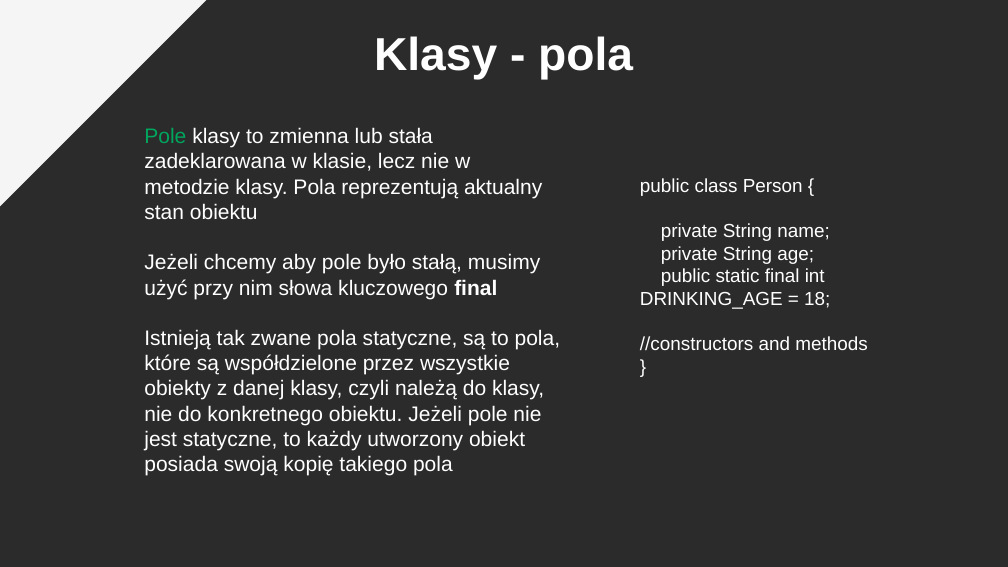
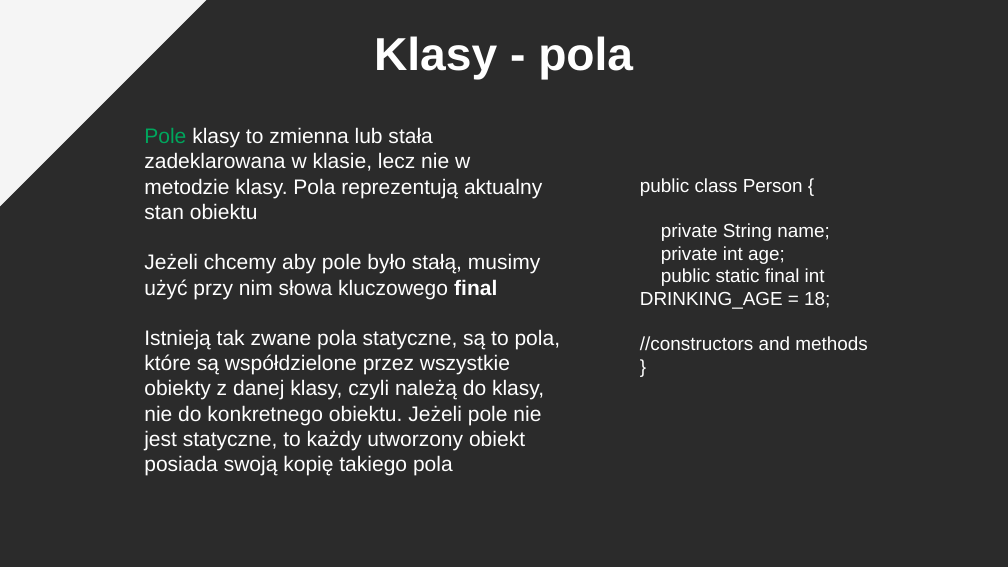
Before and after one commit to pkrajnik/WprowadzenieDoJava4Zajecia, a slide deck: slide 16 of WprowadzenieDoJezykaJAVA_v2_PiotrKrajnik.pptx. Drawn at 1008x567 pixels with LibreOffice and Linux fonts; fonts in the diff are those of the drawing; background and template pictures are left out; a plain dark background stands for a picture behind light text. Boxes give left, top, right and bottom in pixels: in the first picture for what was removed or moved away, otherwise in the second. Text is boxed around its words. In the diff, an @@ line names an element or a change of style, - is before the commit and + after.

```diff
--- a/WprowadzenieDoJezykaJAVA_v2_PiotrKrajnik.pptx
+++ b/WprowadzenieDoJezykaJAVA_v2_PiotrKrajnik.pptx
@@ text at [661, 246, 785, 264]: text changed @@
-private String age;
+private int age;
```
Also in this commit, not shown: 3 other slides changed.
